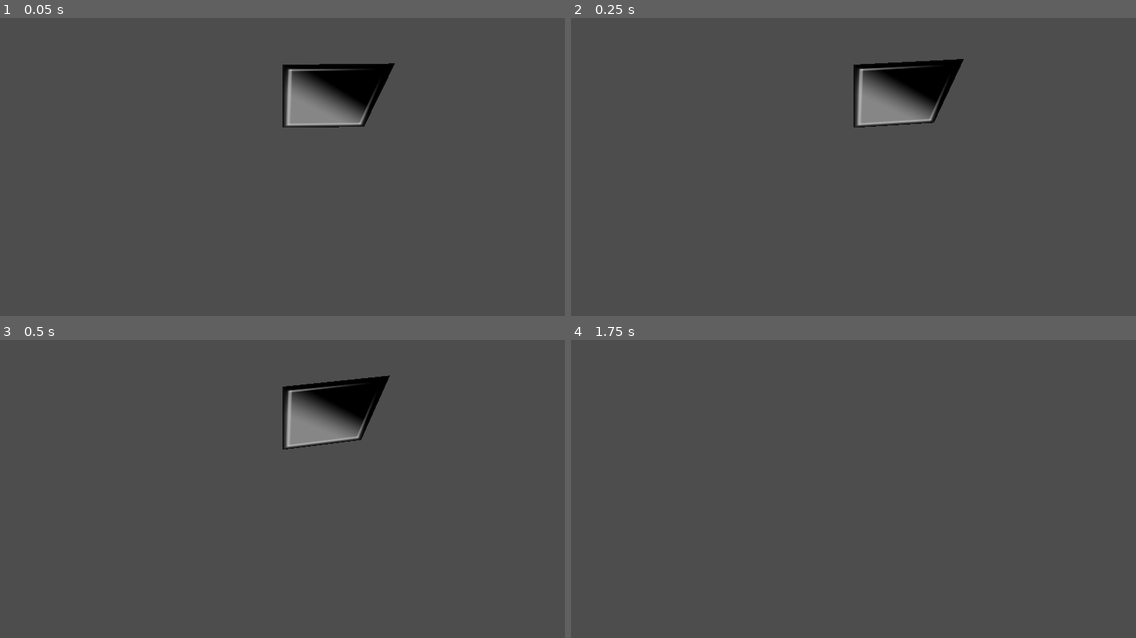
Above: before the commit, frames 1-4 (two rows, left to right).
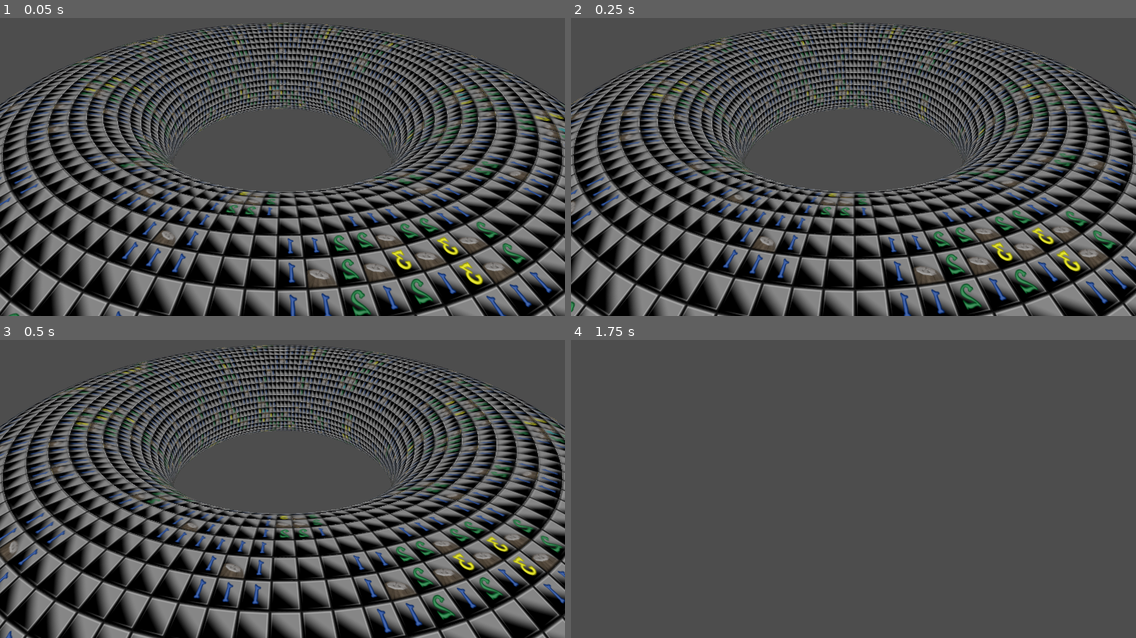
Above: after the commit, the same moments.

Repository: dokicoder/ToruSpace
Game: Godot game, scene res://scenes/Game3D.tscn
Same seed, same stepped clock (60 frames per second), same inputs: the game is played once before the commit and once after it.
Inputs (mouse positions are in pixels of both pictures, inside the frame that each line leads up to):
- Up to frame 1 (0.05 s): no input
- Up to frame 2 (0.25 s): no input
- Up to frame 3 (0.5 s): no input
- Up to frame 4 (1.75 s): move the mouse to (977, 432) at 0.52 s; hold Right (Right) 0.53-1.28 s; click (977, 432) at 0.67 s; tap Enter at 1.25 s; move the mouse to (740, 468) at 1.27 s; hold Down (Down) from 1.28 s (still down)

The runs differ from the first frame. In frame 1, 63% of the frame differs, in the area x 0-100%, y 1-100%; in frame 2, 63%; in frame 3, 63%; in frame 4, nothing differs.

Commit message:
3d torus

Diff:
--- a/scenes/Game3D.tscn
+++ b/scenes/Game3D.tscn
@@ -8,15 +8,20 @@
 
 [node name="Game3d" type="Node3D"]
 
+[node name="OmniLight3D" type="OmniLight3D" parent="."]
+transform = Transform3D(1, 0, 0, 0, 0.829038, 0.559193, 0, -0.559193, 0.829038, 0, 0, 0)
+light_color = Color(1, 0, 0, 1)
+light_energy = 12.299
+
 [node name="Board" type="Node3D" parent="." node_paths=PackedStringArray("camera")]
 script = ExtResource("1_cq6ij")
 camera = NodePath("../CameraCenter/Camera3D")
 
 [node name="CameraCenter" type="Node3D" parent="."]
-transform = Transform3D(1, 0, 0, 0, 0.829037, -0.559193, 0, 0.559193, 0.829037, 0, 0, 0)
+transform = Transform3D(1, 0, 0, 0, 0.829037, 0.559193, 0, -0.559193, 0.829037, 0, 0, 0)
 
 [node name="Camera3D" type="Camera3D" parent="CameraCenter"]
-transform = Transform3D(1, 0, 0, 0, 1, 0, 0, 0, 1, 0, 0, 3)
+transform = Transform3D(1, 0, 0, 0, 1, 0, 0, 0, 1, 0, 0, 30)
 
 [node name="WorldEnvironment" type="WorldEnvironment" parent="."]
 environment = SubResource("Environment_fj60c")
--- a/scripts/CellNode3D.gd
+++ b/scripts/CellNode3D.gd
@@ -20,6 +20,25 @@
 		sin(inner_angle) * inner_radius
 	)
 
+func get_torus_mormal(x: float, y: float):
+	var inner_angle = PI * 2 * y / Config.HEIGHT
+	var outer_angle = PI * 2 * x / Config.WIDTH
+
+	#  tangent vector with respect to big circle
+	var u = Vector3(
+		-sin(outer_angle),
+		cos(outer_angle),
+		0
+	)
+	# tangent vector with respect to little circle
+	var v = Vector3(
+		cos(outer_angle) * (-sin(inner_angle)),
+		sin(outer_angle) * (-sin(inner_angle)),
+		cos(inner_angle)
+	)
+
+	return u.cross(v).normalized()
+
 func update_mesh():
 	#position.x = cos(outer_angle) * outer_radius
 	#position.y = sin(outer_angle) * outer_radius
@@ -33,20 +52,25 @@
 	var normals = PackedVector3Array()
 	var indices = PackedInt32Array()
 
-	verts.append(Vector3(0,0,0))
-	verts.append(Vector3(0,1,0))
-	verts.append(Vector3(1,1,0))
-	verts.append(Vector3(1,0,0))
+	var x1: int = data.x
+	var y1: int = data.y
+	var x2: int = (x1 + 1) % Config.WIDTH
+	var y2: int = (y1 + 1) % Config.HEIGHT
+
+	verts.append(get_torus_position(x1, y1))
+	verts.append(get_torus_position(x1, y2))
+	verts.append(get_torus_position(x2, y2))
+	verts.append(get_torus_position(x2, y1))
 
 	uvs.append(Vector2(0,0))
 	uvs.append(Vector2(0,1))
 	uvs.append(Vector2(1,1))
 	uvs.append(Vector2(1,0))
 
-	normals.append(Vector3.BACK)
-	normals.append(Vector3.BACK)
-	normals.append(Vector3.BACK)
-	normals.append(Vector3.BACK)
+	normals.append(get_torus_mormal(x1, y1))
+	normals.append(get_torus_mormal(x1, y2))
+	normals.append(get_torus_mormal(x2, y2))
+	normals.append(get_torus_mormal(x2, y1))
 
 	indices.append(0)
 	indices.append(1)
--- a/scripts/Config.gd
+++ b/scripts/Config.gd
@@ -1,4 +1,4 @@
 class_name TSConfig extends Node
 
-const WIDTH: int = 100
-const HEIGHT: int = 30
+const WIDTH: int = 130
+const HEIGHT: int = 50
--- a/scripts/Game.gd
+++ b/scripts/Game.gd
@@ -52,7 +52,7 @@
 	for cell in board.cells:
 		var node = CellNode.instantiate()
 		node.mesh = node.mesh.duplicate()
-		#var material = node.mesh.surface_get_material(0)
+		node.material_override = node.material_override.duplicate()
 		#node.mesh.surface_set_material(0, material.duplicate())
 
 		#node.texture = node.texture.duplicate()
@@ -90,7 +90,7 @@
 		camera.position.y += MOVE_STEP
 
 func _process(delta: float) -> void:
-	rotation.z += 0.3 * delta
+	rotation.y += 0.3 * delta
 
 	delta_acc += delta
 	if(delta_acc > STEP):
